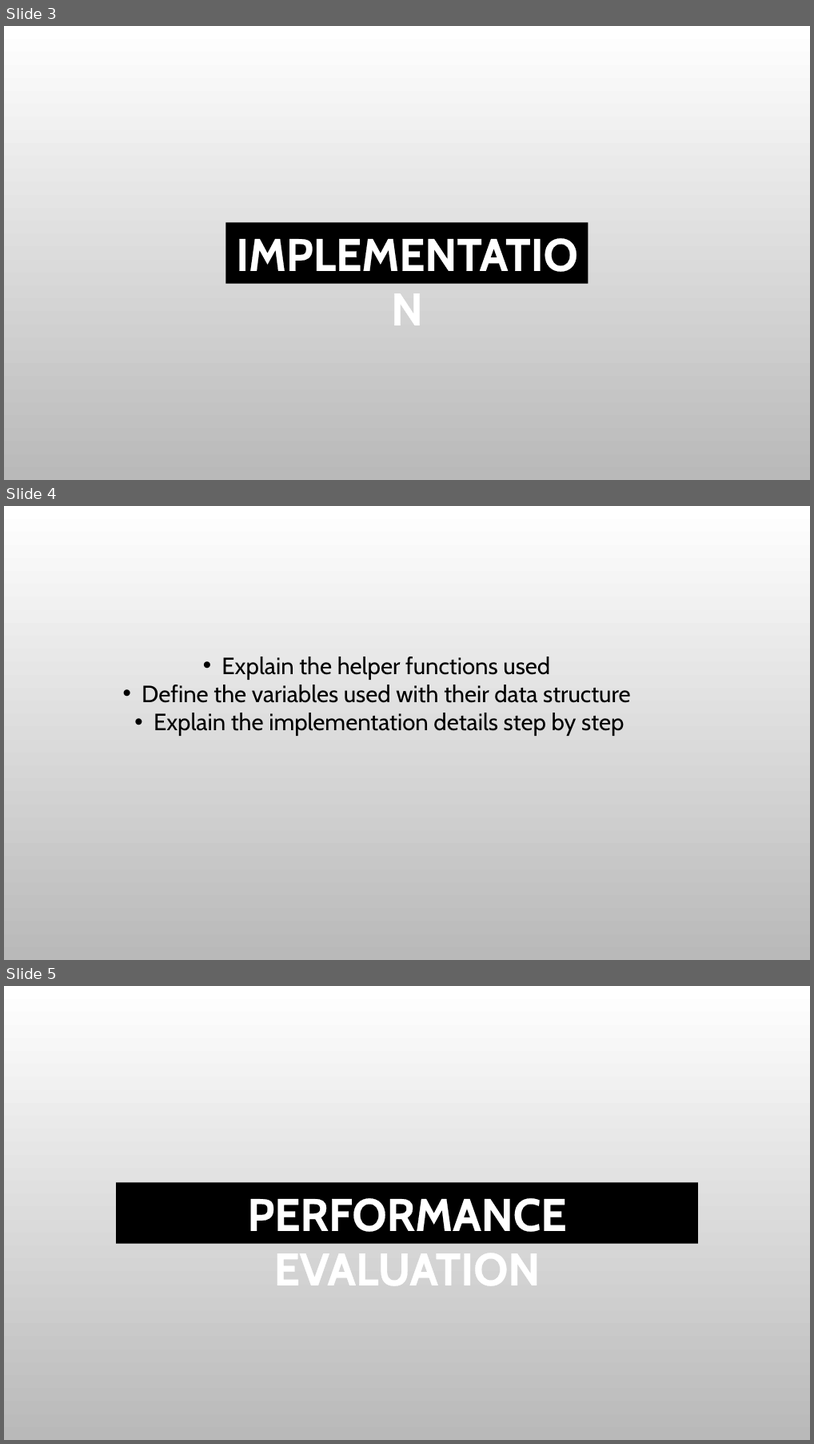
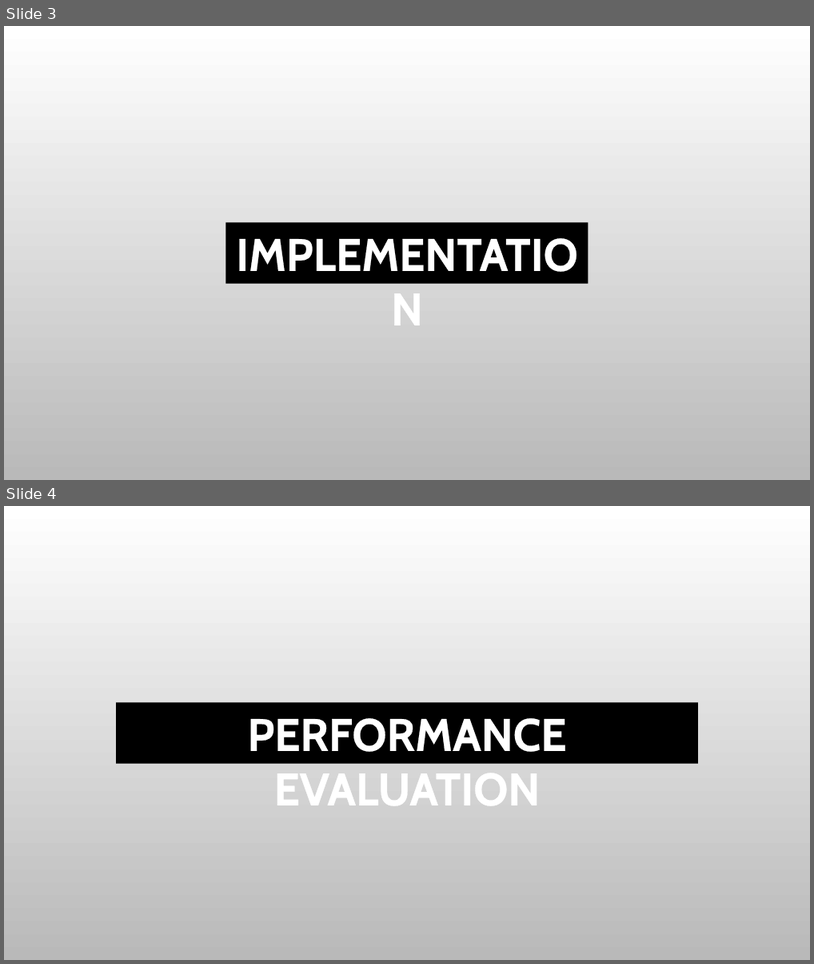
Before and after one commit to IqraSiddiqui/Portfolio, a slide deck: Documentation/Interim Demo.pptx. Shown one above the other, each under a label of ours: slides 3, 4 and 5 before the commit, slides 3 and 4 after it. The pictures are 814x1444 and 814x964 pixels, drawn with LibreOffice and Linux fonts; fonts in the diff are those of the drawing; background and template pictures are left out. Boxes give left, top, right and bottom in pixels: in the first picture for what was removed or moved away, otherwise in the second. Text is boxed around its words. In the diff, an @@ line names an element or a change of style, - is before the commit and + after.

```diff
--- a/Documentation/Interim Demo.pptx
+++ b/Documentation/Interim Demo.pptx
@@ slide 4 removed at <box>4,506,810,960</box>, background picture (left out) @@
@@ text removed at <box>142,656,631,736</box> @@
-• Explain the helper functions used
-• Define the variables used with their data structure
-• Explain the implementation details step by step
@@ what was slide 5 is now slide 4 @@
```
Also in this commit, not shown: 1 slide changed.
